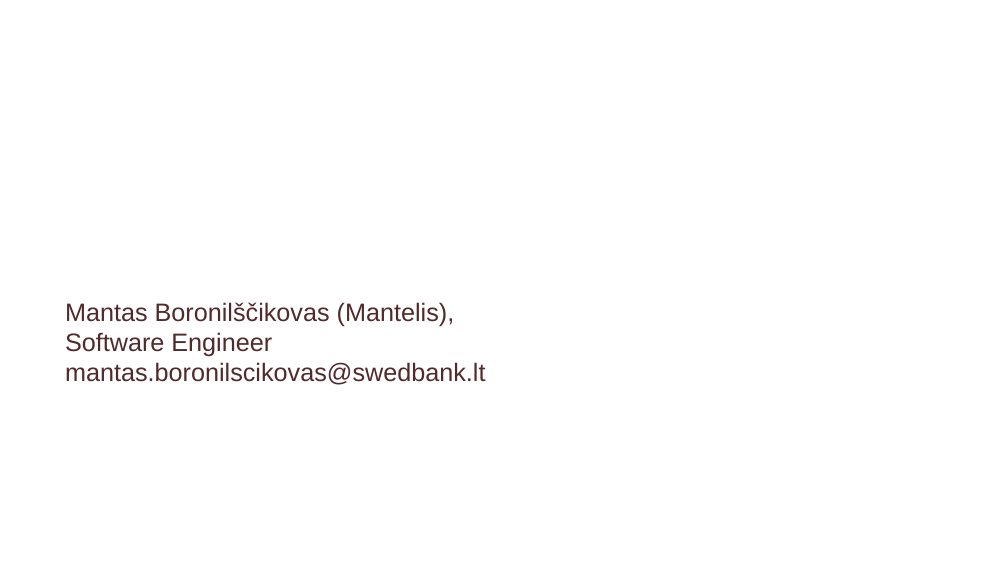
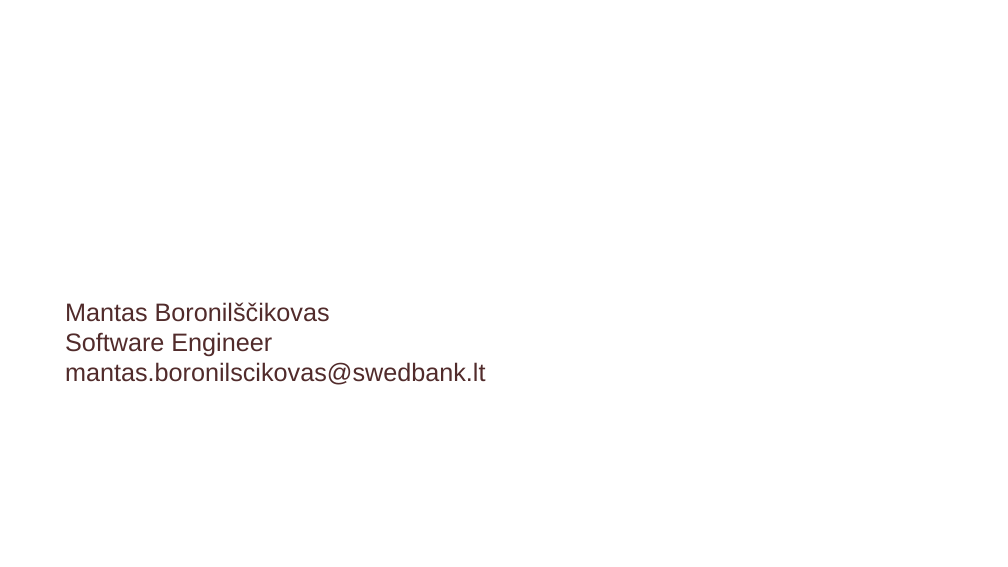
Before and after one commit to mantelisb/CICD-lecture, a slide deck: slide 1 of CICD.pptx. Drawn at 1008x567 pixels with LibreOffice and Linux fonts; fonts in the diff are those of the drawing; background and template pictures are left out. Boxes give left, top, right and bottom in pixels: in the first picture for what was removed or moved away, otherwise in the second. Text is boxed around its words. In the diff, an @@ line names an element or a change of style, - is before the commit and + after.

```diff
--- a/CICD.pptx
+++ b/CICD.pptx
@@ subtitle at (65, 302, 330, 322): text changed @@
-Mantas Boronilščikovas (Mantelis),
+Mantas Boronilščikovas
```
Also in this commit, not shown: 4 other slides changed, 3 slides added, 2 slides removed, 2 other files.
